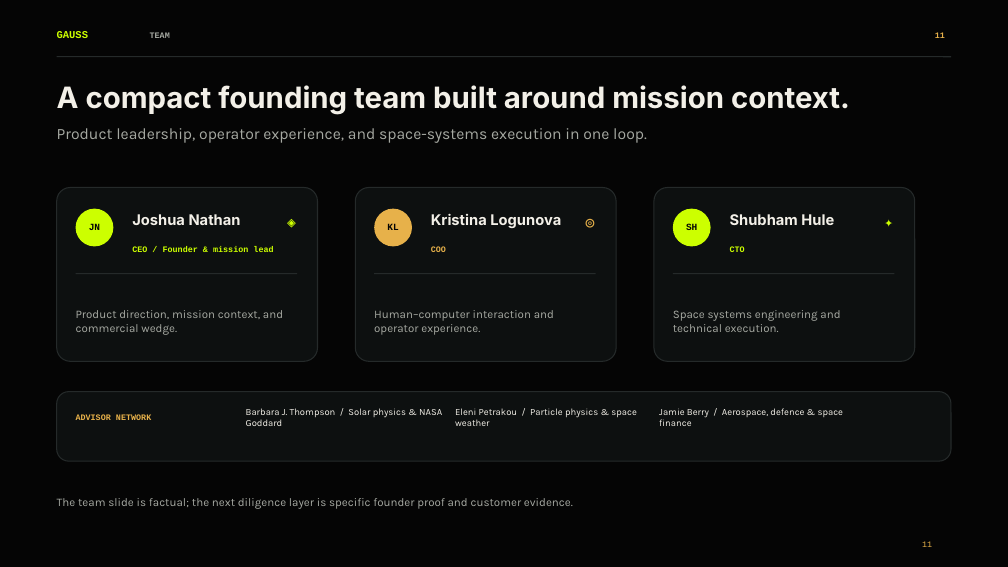
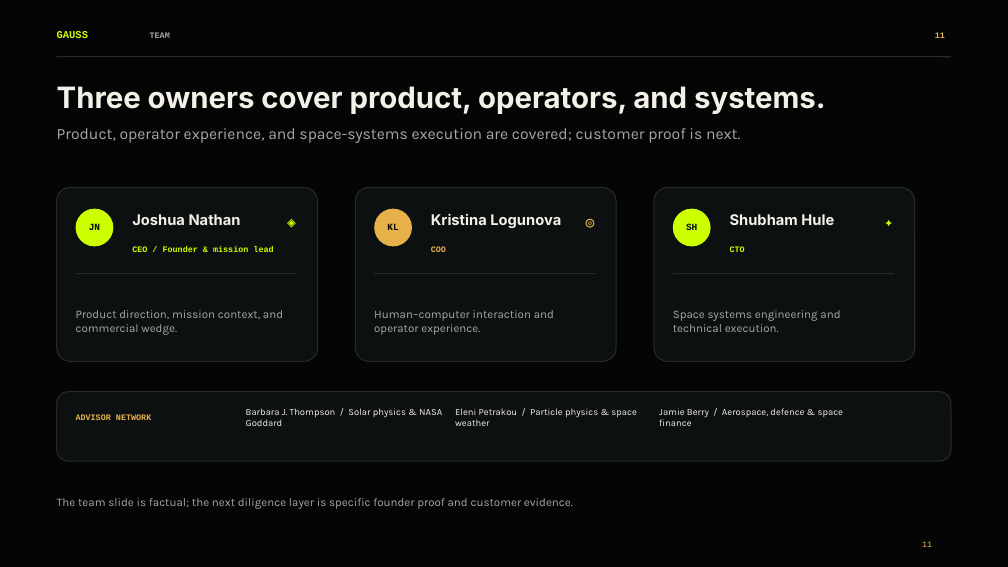
Before and after one commit to Pallas117/Gauss-Aurora.0-, a slide deck: slide 11 of reports/presentation/Gauss_Aurora_Investor_Deck_pptxgenjs.pptx. Drawn at 1008x567 pixels with LibreOffice and Linux fonts; fonts in the diff are those of the drawing; background and template pictures are left out. Boxes give left, top, right and bottom in pixels: in the first picture for what was removed or moved away, otherwise in the second. Text is boxed around its words. In the diff, an @@ line names an element or a change of style, - is before the commit and + after.

```diff
--- a/reports/presentation/Gauss_Aurora_Investor_Deck_pptxgenjs.pptx
+++ b/reports/presentation/Gauss_Aurora_Investor_Deck_pptxgenjs.pptx
@@ text at box(57, 86, 826, 114): text changed @@
-A compact founding team built around mission context.
+Three owners cover product, operators, and systems.
@@ text at box(57, 128, 740, 143): text changed @@
-Product leadership, operator experience, and space-systems execution in one loop.
+Product, operator experience, and space-systems execution are covered; customer proof is next.
```
Also in this commit, not shown: 3 other slides changed, 1 other file.
